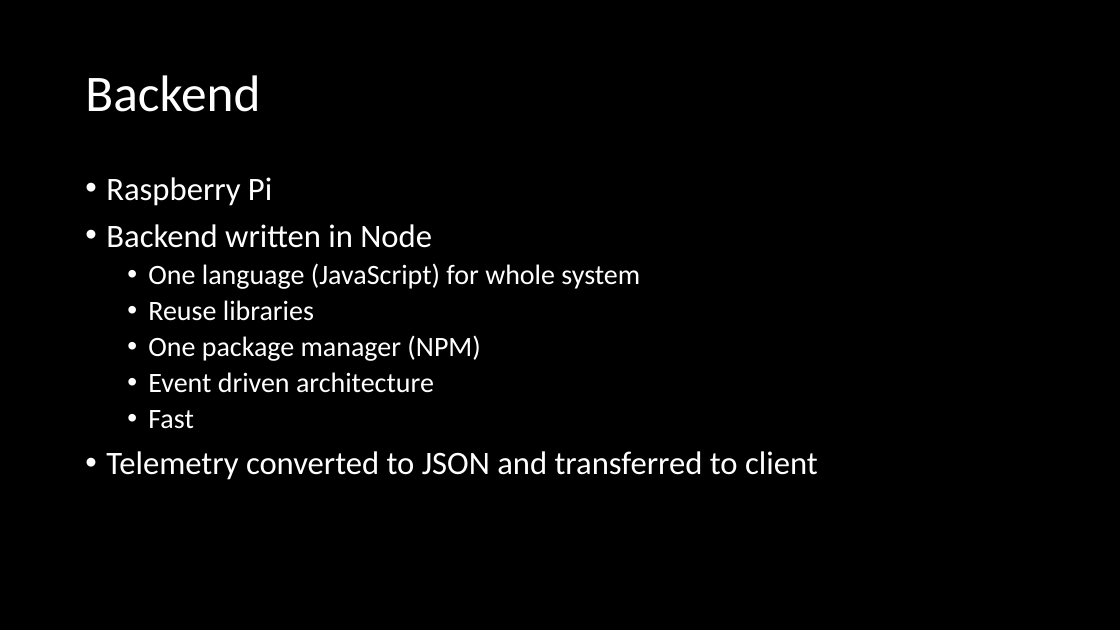
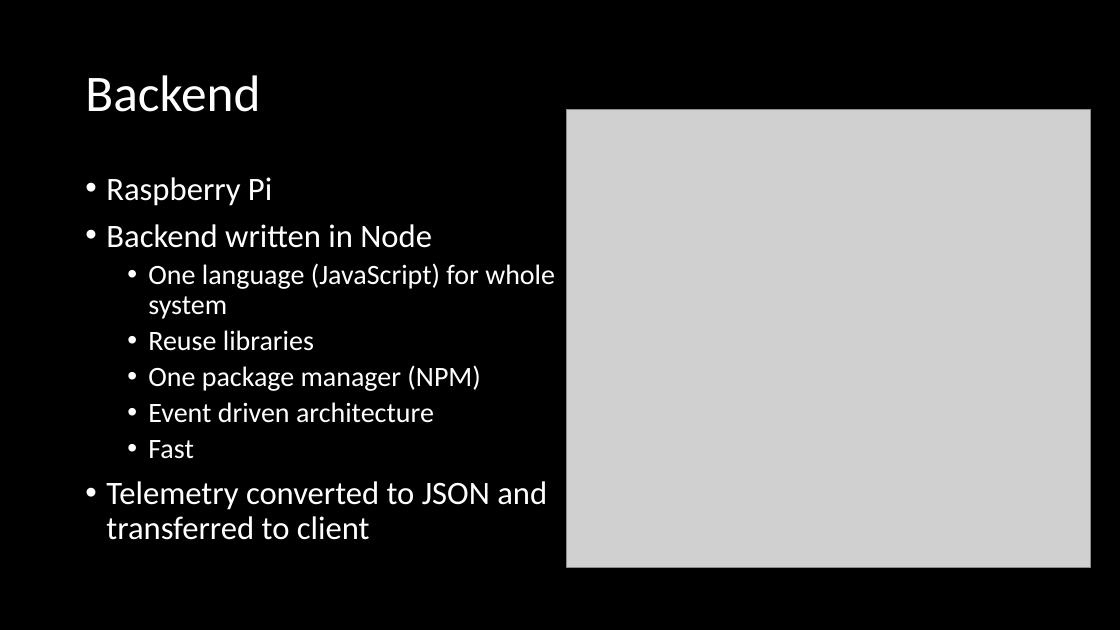
Before and after one commit to 100k-rocketry/groundstation, a slide deck: slide 5 of doc/presentations/FallProgressReport.pptx. Drawn at 1120x630 pixels with LibreOffice and Linux fonts; fonts in the diff are those of the drawing; grey boxes stand for pictures. Boxes give left, top, right and bottom in pixels: in the first picture for what was removed or moved away, otherwise in the second. Text is boxed around its words. In the diff, an @@ line names an element or a change of style, - is before the commit and + after.

Commit message:
Backend diagram

```diff
--- a/doc/presentations/FallProgressReport.pptx
+++ b/doc/presentations/FallProgressReport.pptx
@@ picture added at <box>566,109,1090,567</box> @@
@@ text "Raspberry Pi" rewrapped from <box>106,177,818,480</box> to <box>106,177,555,540</box> @@
```
